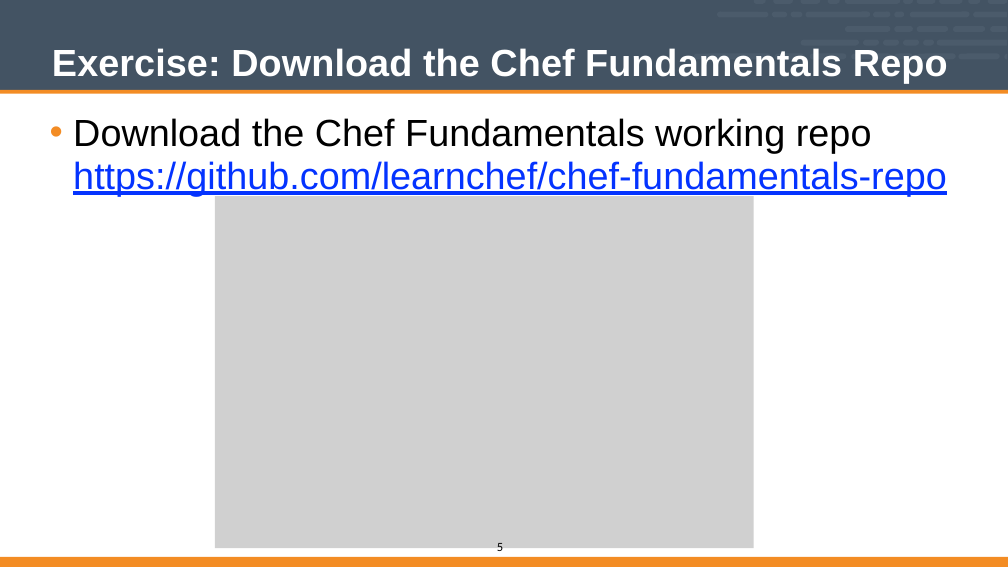
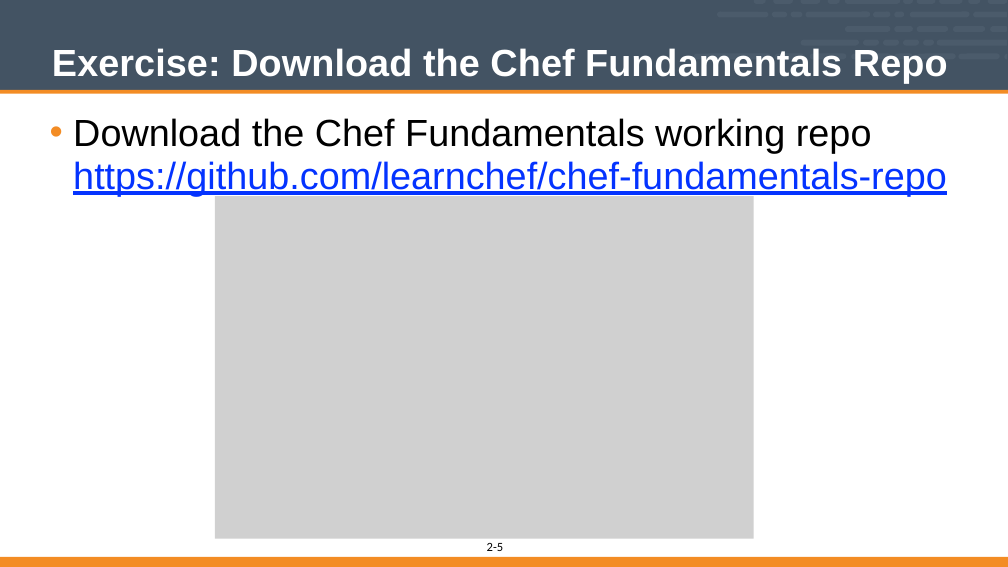
Before and after one commit to vinyar/chef-intermediate, a slide deck: slide 5 of Modules/02-Chef_Intermediate.pptx. Drawn at 1008x567 pixels with LibreOffice and Linux fonts; fonts in the diff are those of the drawing; grey boxes stand for pictures; background and template pictures are left out. Boxes give left, top, right and bottom in pixels: in the first picture for what was removed or moved away, otherwise in the second. Text is boxed around its words. In the diff, an @@ line names an element or a change of style, - is before the commit and + after.

```diff
--- a/Modules/02-Chef_Intermediate.pptx
+++ b/Modules/02-Chef_Intermediate.pptx
@@ picture: place and size @@
-picture at (215,196,753,548)
+picture at (215,196,753,539)
@@ text added at (487,543,497,551), 16 pt, text #000000 @@
+2-
```
Also in this commit, not shown: 32 other slides changed.
